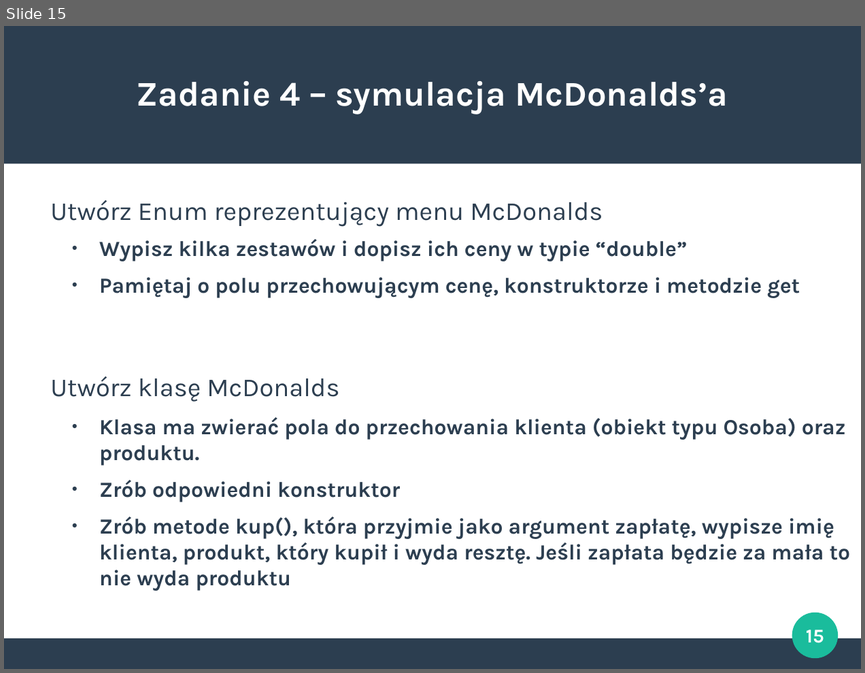
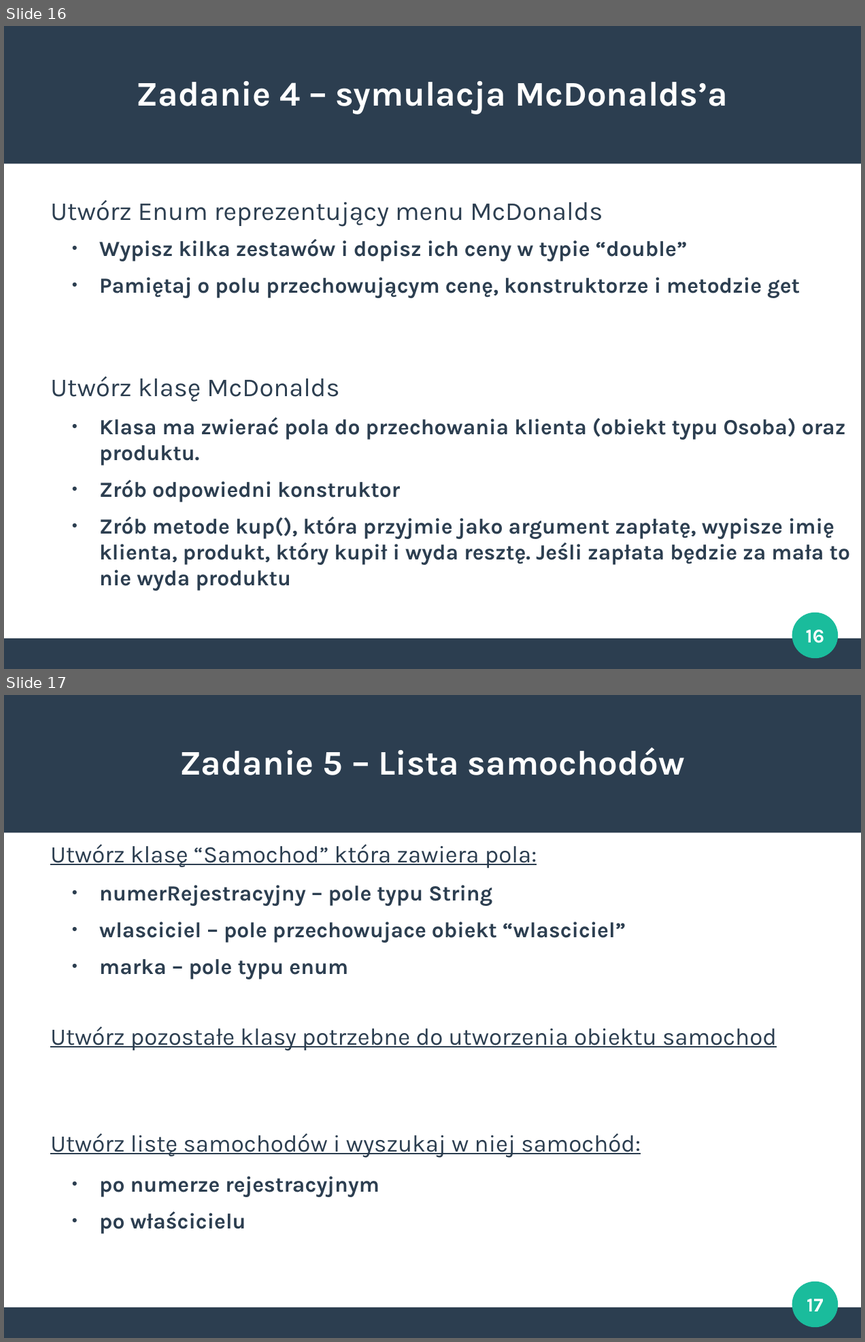
Before and after one commit to s-kaczmarek/Zaprogramowani, a slide deck: prezentacje/lekcja1.odp. Shown one above the other, each under a label of ours: slide 15 before the commit, slides 16 and 17 after it. The pictures are 865x673 and 865x1342 pixels, drawn with LibreOffice and Linux fonts; fonts in the diff are those of the drawing. Boxes give left, top, right and bottom in pixels: in the first picture for what was removed or moved away, otherwise in the second. Text is boxed around its words. In the diff, an @@ line names an element or a change of style, - is before the commit and + after.

```diff
--- a/prezentacje/lekcja1.odp
+++ b/prezentacje/lekcja1.odp
@@ slide 17 added at [4, 695, 861, 1338], background #FFFFFF; not listed: 3 template elements that a slide beside it also shows @@
@@ title added at [179, 747, 685, 775], 32 pt, text #FFFFFF, bold @@
+Zadanie 5 – Lista samochodów
@@ text added at [50, 844, 536, 868], 22 pt, text #2C3E50, underline @@
+Utwórz klasę “Samochod” która zawiera pola:
@@ text added at [99, 885, 626, 979], 20 pt, text #2C3E50, bold @@
+● numerRejestracyjny – pole typu String
+● wlasciciel – pole przechowujace obiekt “wlasciciel”
+● marka – pole typu enum
@@ text added at [50, 1026, 776, 1051], 22 pt, text #2C3E50, underline @@
+Utwórz pozostałe klasy potrzebne do utworzenia obiektu samochod
@@ text added at [50, 1133, 640, 1157], 22 pt, text #2C3E50, underline @@
+Utwórz listę samochodów i wyszukaj w niej samochód:
@@ text added at [99, 1176, 379, 1234], 20 pt, text #2C3E50, bold @@
+● po numerze rejestracyjnym
+● po właścicielu
@@ page number added at [806, 1298, 823, 1311], 18 pt, text #FFFFFF, bold @@
+17
@@ what was slide 15 is now slide 16 @@
@@ page number at [806, 629, 825, 643]: text changed @@
-15
+16
```
Also in this commit, not shown: 1 slide changed, 2 other slides added, 14 other files.
